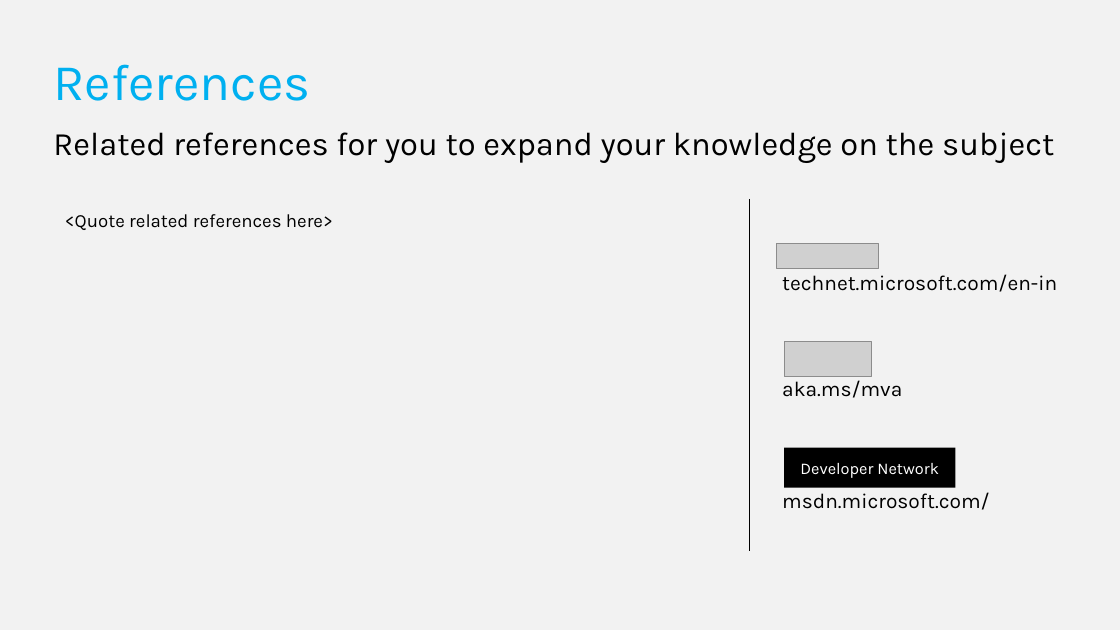
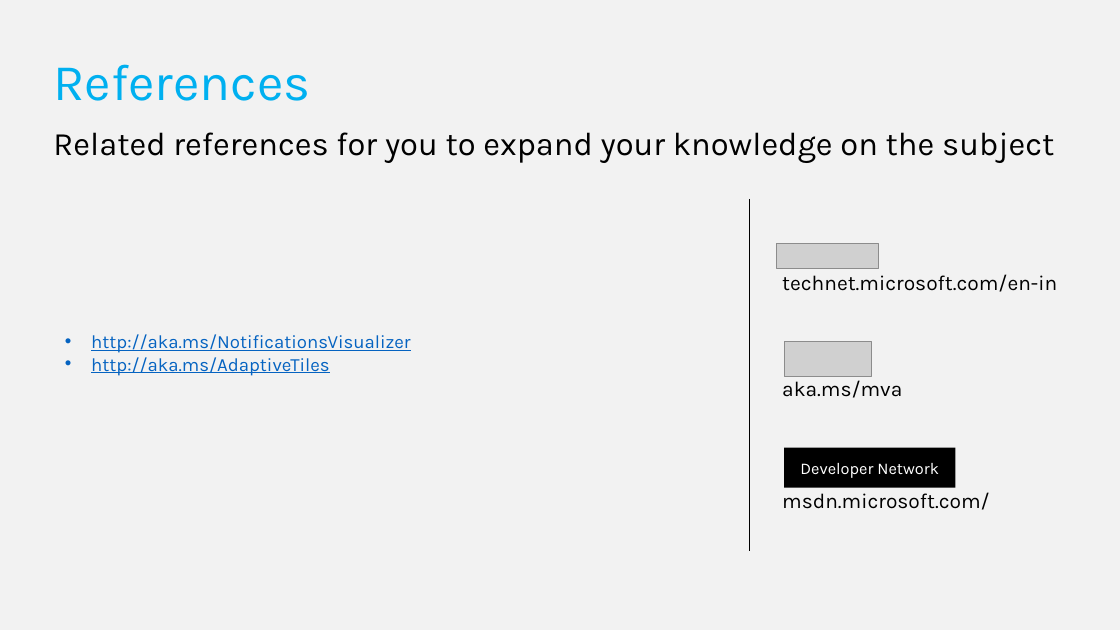
Before and after one commit to FutureUnleashed/HOL, a slide deck: slide 15 of Develop Windows UWP Apps on Windows 10 - 2.pptx (slide 13 before the commit). Drawn at 1120x630 pixels with LibreOffice and Linux fonts; fonts in the diff are those of the drawing; grey boxes stand for pictures; background and template pictures are left out. Boxes give left, top, right and bottom in pixels: in the first picture for what was removed or moved away, otherwise in the second. Text is boxed around its words. In the diff, an @@ line names an element or a change of style, - is before the commit and + after.

```diff
--- a/Develop Windows UWP Apps on Windows 10 - 2.pptx
+++ b/Develop Windows UWP Apps on Windows 10 - 2.pptx
@@ text removed at bbox=[65, 214, 333, 230] @@
-<Quote related references here>
@@ text added at bbox=[91, 334, 410, 376], 16 pt, text #0563C1, underline @@
+• http://aka.ms/NotificationsVisualizer
+• http://aka.ms/AdaptiveTiles
```
Also in this commit, not shown: 4 other slides changed, 2 slides added.
